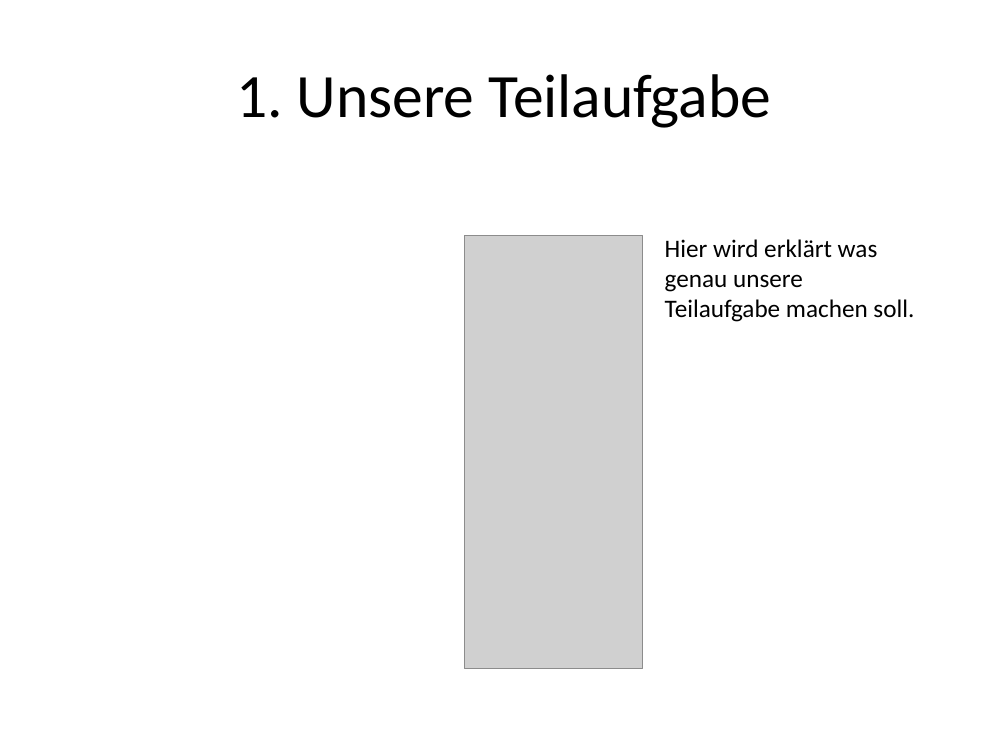
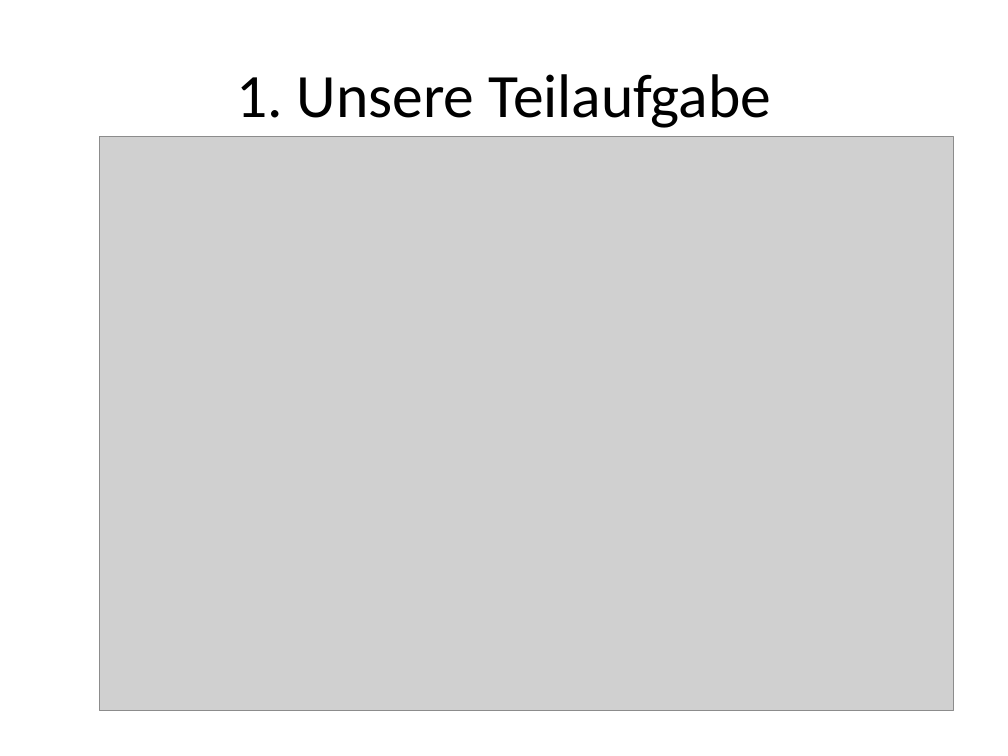
Before and after one commit to SWE-Projekt14/software-engineering, a slide deck: slide 5 of Präsentation/Softwareingeneering Präse V1.pptx (slide 6 before the commit). Drawn at 1008x756 pixels with LibreOffice and Linux fonts; fonts in the diff are those of the drawing; grey boxes stand for pictures. Boxes give left, top, right and bottom in pixels: in the first picture for what was removed or moved away, otherwise in the second. Text is boxed around its words. In the diff, an @@ line names an element or a change of style, - is before the commit and + after.

```diff
--- a/Präsentation/Softwareingeneering Präse V1.pptx
+++ b/Präsentation/Softwareingeneering Präse V1.pptx
@@ picture added at bbox=[99, 137, 954, 711] @@
@@ picture removed at bbox=[465, 235, 643, 668] @@
@@ text removed at bbox=[665, 239, 914, 322] @@
-Hier wird erklärt was genau unsere Teilaufgabe machen soll.
```
Also in this commit, not shown: 2 slides added, 1 slide removed, 2 other files.
